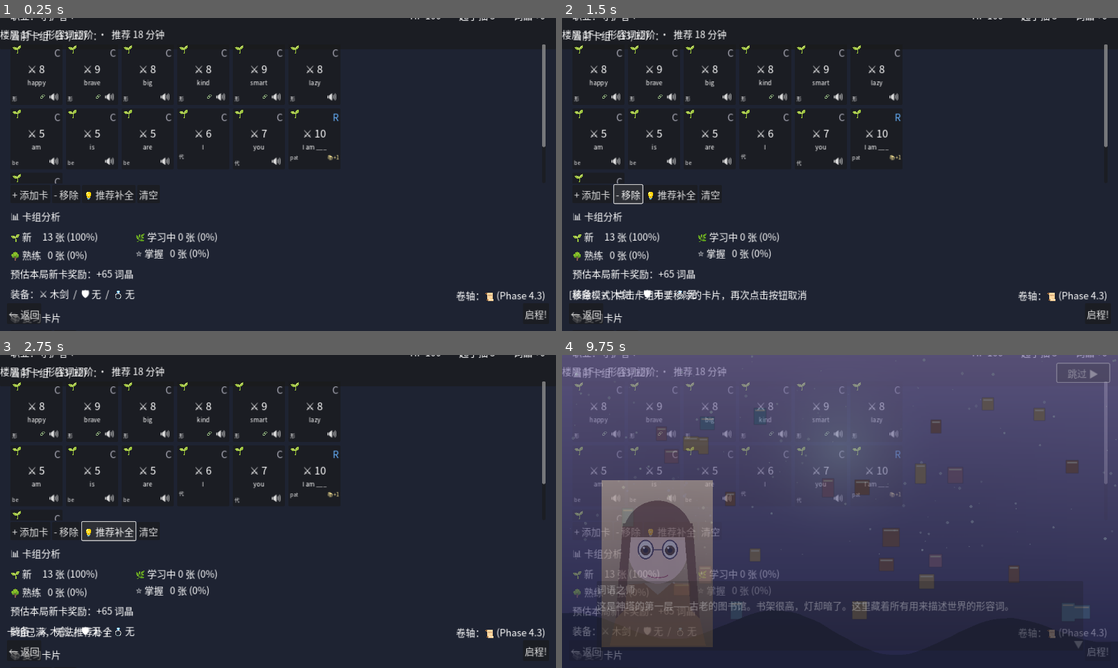
Above: before the commit, frames 1-4 (two rows, left to right).
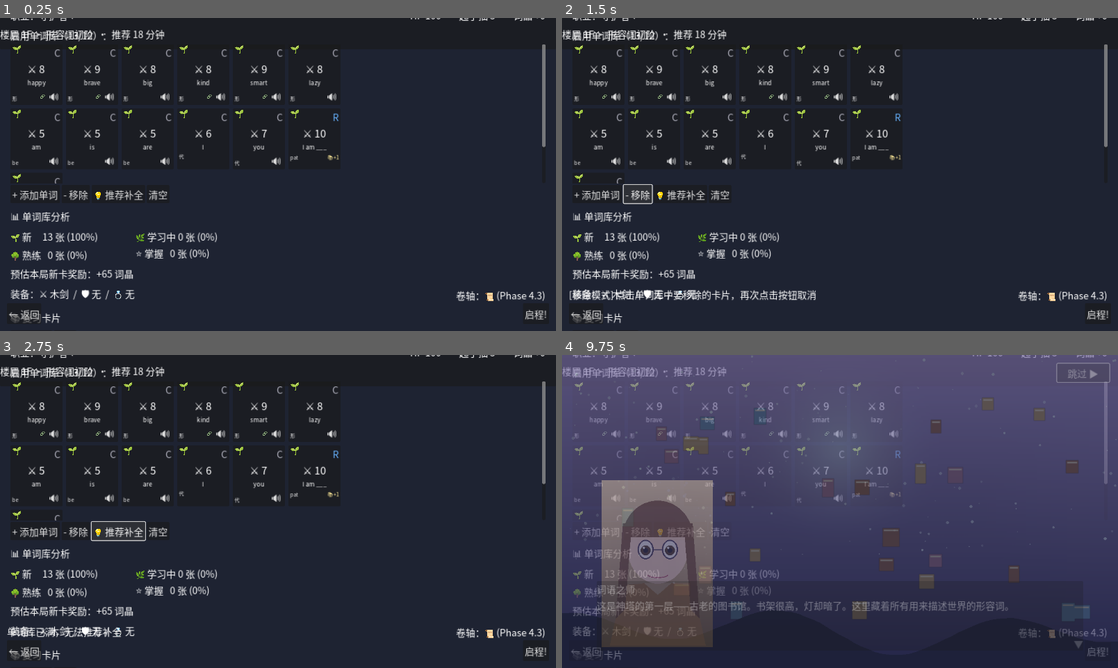
Above: after the commit, the same moments.

Repository: b31o8321/e-game
Game: Godot game, scene res://src/city/pre_run_setup_scene.tscn
Two runs of this game, one before a commit and one after it. Both use one fixed random seed, a clock stepped at 60 frames per second and the inputs below. This scene is started directly instead of the project's main scene.
Inputs (mouse positions are in pixels of both pictures, inside the frame that each line leads up to):
- Up to frame 1 (0.25 s): no input
- Up to frame 2 (1.5 s): click "+ 添加卡" (after the commit: "+ 添加单词") at 0.5 s; click "- 移除" at 1.25 s
- Up to frame 3 (2.75 s): click "💡 推荐补全" at 2 s
- Up to frame 4 (9.75 s): click "清空" at 2.75 s; click "← 返回" at 3.5 s; click "返回知识城" at 4.25 s; click "⚙" at 5 s; click (840, 420) at 5.77 s; click "0F ☆☆☆" at 6.5 s; click "1F ☆☆☆" at 7.25 s; click "[启程!]" at 8 s; click (840, 511) at 8.75 s; click "跳过 ▶" at 9.5 s

The runs differ from the first frame. In frame 1, 0.8% of the frame differs, in the area x 1-31%, y 4-66%; in frame 2, 1.5%, in the area x 1-46%, y 4-91%; in frame 3, 1.2%; in frame 4, 0.4%.

Commit message:
feat: rename 卡组→单词库 + save migration v1→v2 (T6+T7)
T6: pre-run setup user-facing strings switched from "卡组"/"添加卡"
to "启用单词库"/"添加单词" (controller, scene, card picker modal).
Internal identifiers (deck_slot_max, _current_deck, deck_templates)
kept untouched to preserve test compatibility.

T7: save migration v1 → v2 in SaveSystem:
  - new constant SAVE_VERSION_CURRENT = 2
  - _migrate_save renames current_deck → enabled_library_card_ids,
    drops retained_card_ids / hand_retain_max, writes save_version
  - load_game_state runs migration + flushes back when version changes
  - migration is idempotent (re-running yields identical dict)

Tests: 432 passing (428 baseline + 4 new in test_save_migration_v2.gd),
0 failing, 1 pre-existing risky.

Diff:
--- a/src/city/buildings/card_picker_modal.tscn
+++ b/src/city/buildings/card_picker_modal.tscn
@@ -27,7 +27,7 @@
 [node name="HeaderLabel" type="Label" parent="Margin/VBox/HeaderRow"]
 layout_mode = 2
 size_flags_horizontal = 3
-text = "添加卡片到当前卡组"
+text = "添加单词到启用单词库"
 
 [node name="FilterLabel" type="Label" parent="Margin/VBox/HeaderRow"]
 layout_mode = 2
--- a/src/city/pre_run_setup_controller.gd
+++ b/src/city/pre_run_setup_controller.gd
@@ -3,8 +3,8 @@
 ## 职责：
 ##   - 展示当前楼层信息（unit_name / 推荐时长 / 子主题）
 ##   - 展示永久升级摘要（HP / 起手抽 / 词晶）
-##   - 卡组编辑（添加 / 移除 / 推荐补全 / 清空）
-##   - 卡组分析（熟练度分布 + 新卡奖励预估）
+##   - 启用单词库编辑（添加 / 移除 / 推荐补全 / 清空）
+##   - 单词库分析（熟练度分布 + 新卡奖励预估）
 ##   - 装备 / 卷轴只读概览（Phase 4.3 才接入完整选择）
 ##   - 复习卡片入口（CutscenePlayer）
 ##   - [启程] → RunState.start_floor + 切到 RunMapScene
@@ -190,14 +190,14 @@
 
 func _render_deck() -> void:
 	if _deck_size_label != null:
-		_deck_size_label.text = "当前卡组（%d/%d）：" % [_current_deck.size(), _deck_slot_max]
+		_deck_size_label.text = "启用单词库（%d/%d）：" % [_current_deck.size(), _deck_slot_max]
 	if _deck_grid == null:
 		return
 	for child in _deck_grid.get_children():
 		child.queue_free()
 	if _current_deck.is_empty():
 		var lbl := Label.new()
-		lbl.text = "（卡组为空，点击 '+ 添加卡' 或 '推荐补全'）"
+		lbl.text = "（单词库为空，点击 '+ 添加单词' 或 '推荐补全'）"
 		_deck_grid.add_child(lbl)
 		return
 	var srs: SRSSystem = _resolve_srs()
@@ -249,7 +249,7 @@
 
 
 # ───────────────────────────────────────────────────────────────────
-# 公共：卡组分析（静态，可被 test 调用）
+# 公共：单词库分析（静态，可被 test 调用）
 # ───────────────────────────────────────────────────────────────────
 
 ## 按熟练度等级分组统计；返回 {"fresh": n, "learning": n, "proficient": n, "mastered": n}
@@ -346,7 +346,7 @@
 	_remove_mode = false
 	_set_status("")
 	if _current_deck.size() >= _deck_slot_max:
-		_set_status("卡组已满（%d/%d）" % [_current_deck.size(), _deck_slot_max])
+		_set_status("单词库已满（%d/%d）" % [_current_deck.size(), _deck_slot_max])
 		return
 	if _pack == null:
 		_set_status("内容包未加载，无法选卡")
@@ -380,7 +380,7 @@
 func _on_remove_mode_toggled() -> void:
 	_remove_mode = not _remove_mode
 	if _remove_mode:
-		_set_status("[移除模式] 点击卡组中要移除的卡片，再次点击按钮取消")
+		_set_status("[移除模式] 点击单词库中要移除的卡片，再次点击按钮取消")
 	else:
 		_set_status("")
 
@@ -416,7 +416,7 @@
 		return MasterySystem.get_level(a.id, srs) < MasterySystem.get_level(b.id, srs))
 	var slots_left: int = _deck_slot_max - _current_deck.size()
 	if slots_left <= 0:
-		_set_status("卡组已满，无法推荐补全")
+		_set_status("单词库已满，无法推荐补全")
 		return
 	var added: int = 0
 	for c in picks:
@@ -437,7 +437,7 @@
 	_current_deck = []
 	_render_deck()
 	_render_analysis()
-	_set_status("已清空卡组")
+	_set_status("已清空单词库")
 
 
 func _on_deck_card_pressed(index: int) -> void:
@@ -500,10 +500,10 @@
 
 
 # ───────────────────────────────────────────────────────────────────
-# 卡组 helper（公共，供测试使用）
-# ───────────────────────────────────────────────────────────────────
-
-## 添加一张卡到当前卡组，遵守 deck_slot_max；返回是否成功
+# 单词库 helper（公共，供测试使用）
+# ───────────────────────────────────────────────────────────────────
+
+## 添加一张单词到启用单词库，遵守 deck_slot_max；返回是否成功
 func add_card_to_deck(card: Card) -> bool:
 	if card == null:
 		return false
@@ -513,7 +513,7 @@
 	return true
 
 
-## 从当前卡组移除指定 index 的卡；返回是否成功
+## 从启用单词库移除指定 index 的单词；返回是否成功
 func remove_card_at(index: int) -> bool:
 	if index < 0 or index >= _current_deck.size():
 		return false
--- a/src/city/pre_run_setup_scene.tscn
+++ b/src/city/pre_run_setup_scene.tscn
@@ -70,7 +70,7 @@
 [node name="DeckSizeLabel" type="Label" parent="Body/Sections/DeckSection/DeckHeader"]
 layout_mode = 2
 size_flags_horizontal = 3
-text = "当前卡组（0/12）："
+text = "启用单词库（0/12）："
 
 [node name="DeckScroll" type="ScrollContainer" parent="Body/Sections/DeckSection"]
 custom_minimum_size = Vector2(0, 320)
@@ -90,7 +90,7 @@
 
 [node name="AddCardButton" type="Button" parent="Body/Sections/DeckSection/DeckActionsRow"]
 layout_mode = 2
-text = "+ 添加卡"
+text = "+ 添加单词"
 
 [node name="RemoveButton" type="Button" parent="Body/Sections/DeckSection/DeckActionsRow"]
 layout_mode = 2
@@ -109,7 +109,7 @@
 
 [node name="AnalysisHeader" type="Label" parent="Body/Sections/AnalysisSection"]
 layout_mode = 2
-text = "📊 卡组分析"
+text = "📊 单词库分析"
 
 [node name="AnalysisGrid" type="GridContainer" parent="Body/Sections/AnalysisSection"]
 layout_mode = 2
--- a/src/core/systems/save_system.gd
+++ b/src/core/systems/save_system.gd
@@ -14,6 +14,11 @@
 const LEGACY_SAVE_PATH: String = "user://save.json"
 const DEFAULT_PACK_ID: String = "english_grade46"
 const QUEUE_SAVE_DELAY: float = 1.0
+
+## 存档版本号。
+## v1 = v0.8 旧模型（hand/deck/discard + retained_card_ids）
+## v2 = v1.0 静态卡库模型（enabled_library_card_ids，无 hand-retention）
+const SAVE_VERSION_CURRENT: int = 2
 
 ## 默认解锁的楼层。0F 是教学层（字母厅），1F 是第一关；玩家从一开始就能进入这两层。
 ## 2F 仍然要打通 1F 的 Boss 才解锁。
@@ -113,10 +118,46 @@
 	if parsed == null or not (parsed is Dictionary):
 		return {}
 	var data: Dictionary = parsed
+	var changed: bool = false
+	# v1 → v2：卡组结构迁移（current_deck → enabled_library_card_ids、清理 hand-retention 字段）
+	var before_version: int = int(data.get("save_version", 1))
+	data = _migrate_save(data)
+	if int(data.get("save_version", 1)) != before_version:
+		changed = true
 	if _migrate_unlocked_floor_ids(data):
+		changed = true
+	if changed:
 		# 迁移后立刻回写，使后续读取也能拿到补齐后的数据
 		_write_state(data)
 	_apply_state_to_game_state(data)
+	return data
+
+
+## v1 → v2 存档结构迁移。幂等：同一份 data 多次调用结果一致。
+##
+## 主要操作：
+##   - current_deck → enabled_library_card_ids（旧字段保留，避免回滚时丢数据）
+##   - 移除 retained_card_ids / hand_retain_max（新模型无 hand-retention）
+##   - 写入 save_version = SAVE_VERSION_CURRENT
+func _migrate_save(data: Dictionary) -> Dictionary:
+	if data == null:
+		return {}
+	var version: int = int(data.get("save_version", 1))
+	if version >= SAVE_VERSION_CURRENT:
+		return data
+	if version < 2:
+		# 卡组字段重命名（旧字段保留以便回滚；新字段为准）
+		if data.has("current_deck") and not data.has("enabled_library_card_ids"):
+			var raw: Variant = data["current_deck"]
+			if raw is Array:
+				data["enabled_library_card_ids"] = raw
+			else:
+				data["enabled_library_card_ids"] = []
+		# 旧 deck_templates 字段保留不动（pre_run_setup 仍按 templates[0] 读取）
+		# 移除 hand-retention 相关字段
+		data.erase("retained_card_ids")
+		data.erase("hand_retain_max")
+		data["save_version"] = SAVE_VERSION_CURRENT
 	return data
 
 
--- /dev/null
+++ b/tests/test_save_migration_v2.gd
@@ -0,0 +1,63 @@
+extends GutTest
+
+## SaveSystem._migrate_save (v1 → v2) 单元测试
+##
+## 验证：
+##   - 旧字段 current_deck 重命名到 enabled_library_card_ids
+##   - hand-retention 相关字段被清理
+##   - save_version 写入 2
+##   - 重复调用幂等
+##   - 缺失 save_version 字段视为 v1
+
+const SaveSystem = preload("res://src/core/systems/save_system.gd")
+
+
+func test_migrate_v1_to_v2_renames_deck_to_library() -> void:
+	var s := SaveSystem.new()
+	add_child_autofree(s)
+	var old_data: Dictionary = {
+		"save_version": 1,
+		"current_deck": ["card_brave", "card_kind"],
+		"retained_card_ids": ["card_brave"],
+		"unlocked_card_ids": ["card_brave", "card_kind", "card_happy"],
+	}
+	var migrated: Dictionary = s._migrate_save(old_data)
+	assert_eq(int(migrated.save_version), 2, "save_version bumped to 2")
+	assert_true(migrated.has("enabled_library_card_ids"), "new field present")
+	assert_eq(migrated.enabled_library_card_ids.size(), 2, "library has 2 cards")
+	assert_false(migrated.has("retained_card_ids"), "retained_card_ids removed")
+
+
+func test_migrate_v2_is_noop() -> void:
+	var s := SaveSystem.new()
+	add_child_autofree(s)
+	var current: Dictionary = {
+		"save_version": 2,
+		"enabled_library_card_ids": ["card_a"],
+		"unlocked_card_ids": ["card_a"],
+	}
+	var migrated: Dictionary = s._migrate_save(current.duplicate(true))
+	assert_eq(int(migrated.save_version), 2, "version stays at 2")
+	assert_eq(migrated.enabled_library_card_ids.size(), 1, "library untouched")
+
+
+func test_migrate_idempotent() -> void:
+	var s := SaveSystem.new()
+	add_child_autofree(s)
+	var old_data: Dictionary = {
+		"save_version": 1,
+		"current_deck": ["a"],
+		"unlocked_card_ids": ["a"],
+	}
+	var once: Dictionary = s._migrate_save(old_data.duplicate(true))
+	var twice: Dictionary = s._migrate_save(once.duplicate(true))
+	assert_eq(once, twice, "calling migrate twice yields the same dict")
+
+
+func test_migrate_missing_version_treated_as_v1() -> void:
+	var s := SaveSystem.new()
+	add_child_autofree(s)
+	var data: Dictionary = {"current_deck": ["a"]}
+	var migrated: Dictionary = s._migrate_save(data)
+	assert_eq(int(migrated.save_version), 2, "missing version treated as v1, bumped")
+	assert_true(migrated.has("enabled_library_card_ids"), "library field present")
